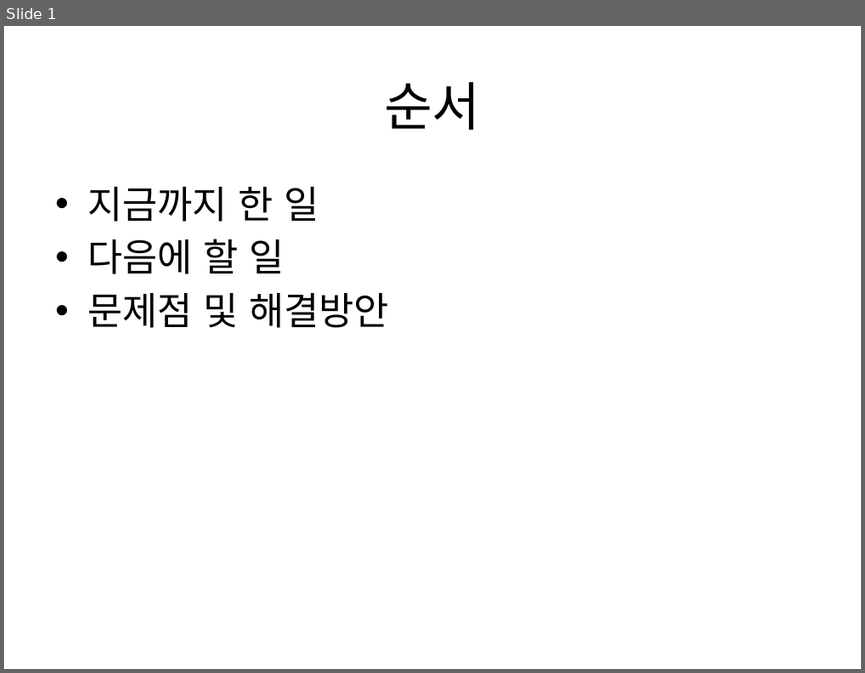
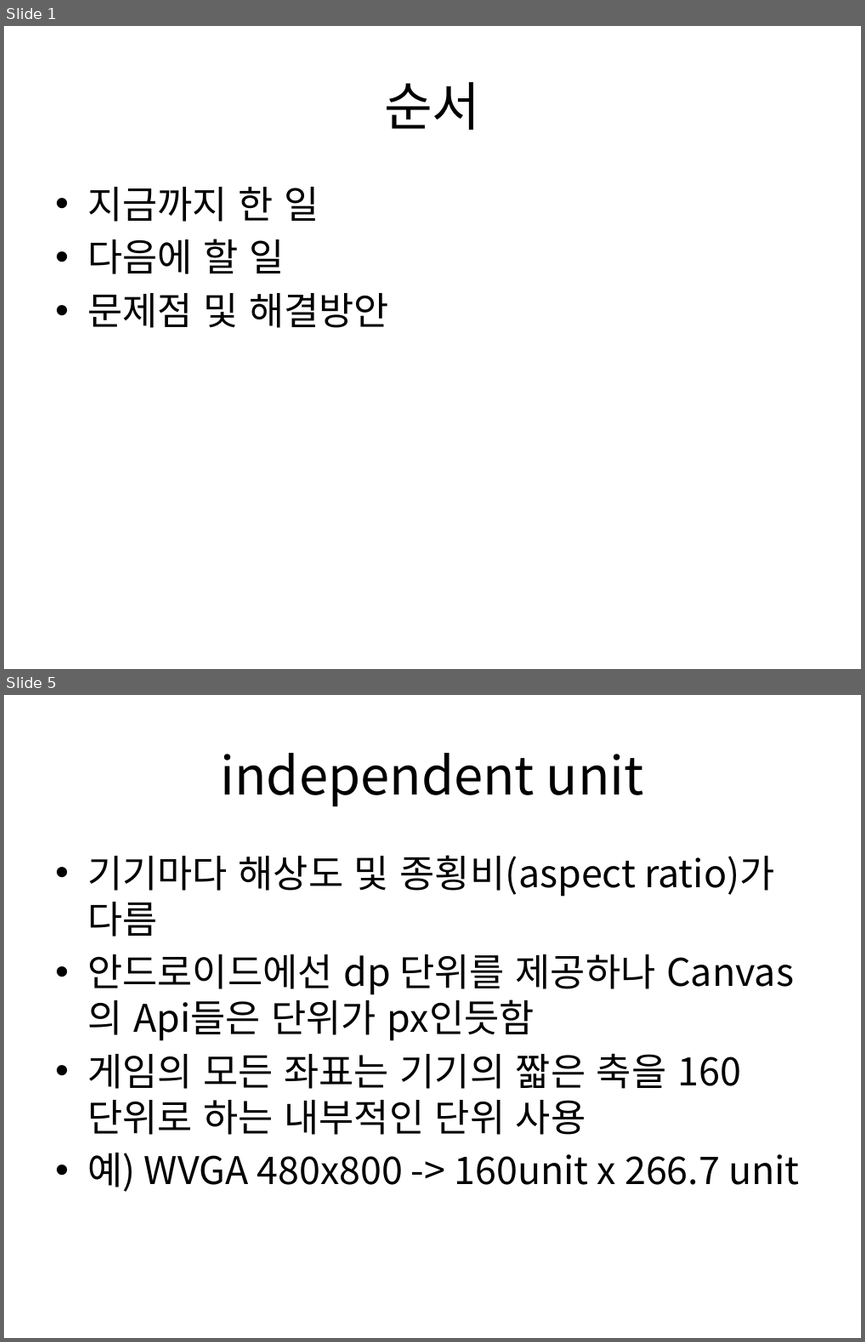
Before and after one commit to zwycid/dimension-drive-downside, a slide deck: presentation/중간발표-ssidang.pptx. Shown one above the other, each under a label of ours: slide 1 before the commit, slides 1 and 5 after it; the slides between them are not shown. The pictures are 865x673 and 865x1342 pixels, drawn with LibreOffice and Linux fonts; fonts in the diff are those of the drawing. Boxes give left, top, right and bottom in pixels: in the first picture for what was removed or moved away, otherwise in the second. Text is boxed around its words. In the diff, an @@ line names an element or a change of style, - is before the commit and + after.

```diff
--- a/presentation/중간발표-ssidang.pptx
+++ b/presentation/중간발표-ssidang.pptx
@@ slide 5 added at [4, 695, 861, 1338], background #FFFFFF @@
@@ title added at [220, 753, 644, 806], 44 pt, text #000000 @@
+independent unit
@@ text added at [87, 855, 800, 1191], 32 pt, text #000000 @@
+• 기기마다 해상도 및 종횡비(aspect ratio)가 다름
+• 안드로이드에선 dp 단위를 제공하나 Canvas의 Api들은 단위가 px인듯함
+• 게임의 모든 좌표는 기기의 짧은 축을 160 단위로 하는 내부적인 단위 사용
+• 예) WVGA 480x800 -> 160unit x 266.7 unit
```
Also in this commit, not shown: 1 slide changed, 5 other slides added.
